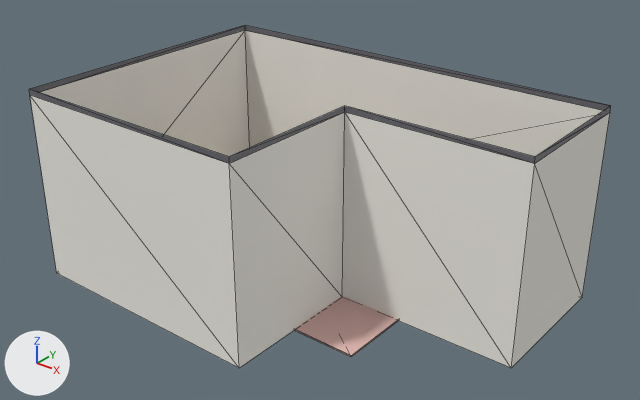
One commit to the glTF model frontend/assets/models/studio.glb: the scene before it, then after it.
Rendered twice from a camera (50 mm lens) standing at (9.59, -10.09, 6.34) and looking at (3.09, -1.96, 1.3). The axes (+X, +Y, +Z) are drawn at lower left. The lights are the same throughout. The older version comes first. Mesh edges are drawn as thin lines. Vertices at exactly the same position are counted once.

Names of what the first picture shows: 'Room'.
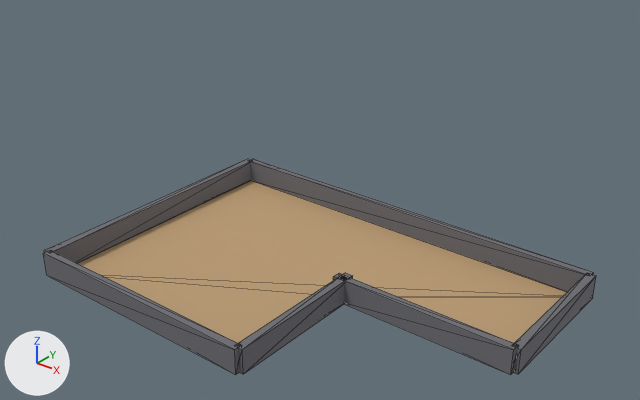
What differs and where, as boxes (x1, y1, x2, y2) in the pictures (640 x 400 px):
```json
{"object": "Room", "change": "recoloured, reshaped", "before": [29, 25, 611, 368], "after": [43, 159, 596, 375], "on screen": "37% shorter"}
{"part": 1, "of": "me_mesh_0", "change": "added", "after": [250, 159, 594, 292]}
{"part": 2, "of": "me_mesh_0", "change": "added", "after": [512, 274, 596, 374]}
{"part": 3, "of": "me_mesh_0", "change": "added", "after": [333, 273, 518, 375]}
{"part": 4, "of": "me_mesh_0", "change": "added", "after": [235, 273, 353, 374]}
{"part": 5, "of": "me_mesh_0", "change": "added", "after": [43, 250, 239, 375]}
{"part": 6, "of": "me_mesh_0", "change": "added", "after": [44, 159, 252, 263]}
{"part": 7, "of": "me_mesh_0", "change": "deleted", "before": [294, 296, 398, 357]}
{"part": 8, "of": "me_mesh_0", "change": "deleted", "before": [29, 25, 611, 368]}
```

Scene script edits in JSON lines:
```json
{"op": "set", "path": "mat_walls.base_color", "old": "(0.88, 0.86, 0.8)", "new": "(0.15, 0.15, 0.17)", "note": "white #f1efe7 -> grey #6c6c73"}
{"block": "me_mesh_0", "where": "# used by ob_room; location = (0.0, 0.0, 0.0)"}
{"op": "remove", "block": "me_mesh_0", "code": "me_mesh_0.from_pydata(...)  # 26 vertices, 40 faces; spans x 0.0..6.0, y -4.0..0.0, z 0.0..2.7"}
{"op": "add", "block": "me_mesh_0", "code": "me_mesh_0.from_pydata(...)  # 54 vertices, 76 faces; spans x -0.12..6.12, y -4.12..0.12, z 0.0..0.35"}
{"block": "me_mesh_0", "change": "me_mesh_0 part 1: a new loose piece, a box spanning x -0.06..6.06, y 0.0..0.12, z 0.0..0.35, in mat_walls (grey #6c6c73)"}
{"block": "me_mesh_0", "change": "me_mesh_0 part 2: a new loose piece, a box spanning x 6.0..6.12, y -2.06..0.06, z 0.0..0.35, in mat_walls (grey #6c6c73)"}
{"block": "me_mesh_0", "change": "me_mesh_0 part 3: a new loose piece, a box spanning x 3.44..6.06, y -2.12..-2.0, z 0.0..0.35, in mat_walls (grey #6c6c73)"}
{"block": "me_mesh_0", "change": "me_mesh_0 part 4: a new loose piece, a box spanning x 3.5..3.62, y -4.06..-1.94, z 0.0..0.35, in mat_walls (grey #6c6c73)"}
{"block": "me_mesh_0", "change": "me_mesh_0 part 5: a new loose piece, a box spanning x -0.06..3.56, y -4.12..-4.0, z 0.0..0.35, in mat_walls (grey #6c6c73)"}
{"block": "me_mesh_0", "change": "me_mesh_0 part 6: a new loose piece, a box spanning x -0.12..0.0, y -4.06..0.06, z 0.0..0.35, in mat_walls (grey #6c6c73)"}
{"block": "me_mesh_0", "change": "me_mesh_0 part 7: the loose piece of 8 vertices spanning x 1.6..4.4, y -3.0..-1.0, z 0.0..0.02 is deleted"}
{"block": "me_mesh_0", "change": "me_mesh_0 part 8"}
{"block": "me_mesh_0", "change": "12 vertices are removed from x 0.0..6.0, y -4.0..0.0, z 2.62..2.7"}
{"block": "me_mesh_0", "change": "24 faces are deleted"}
{"op": "remove", "block": "me_mesh_0", "code": "me_mesh_0.materials.append(mat_trim)  # grey #69696f"}
{"op": "remove", "block": "me_mesh_0", "code": "me_mesh_0.materials.append(mat_rug)  # pink #dfb6b1"}
```
